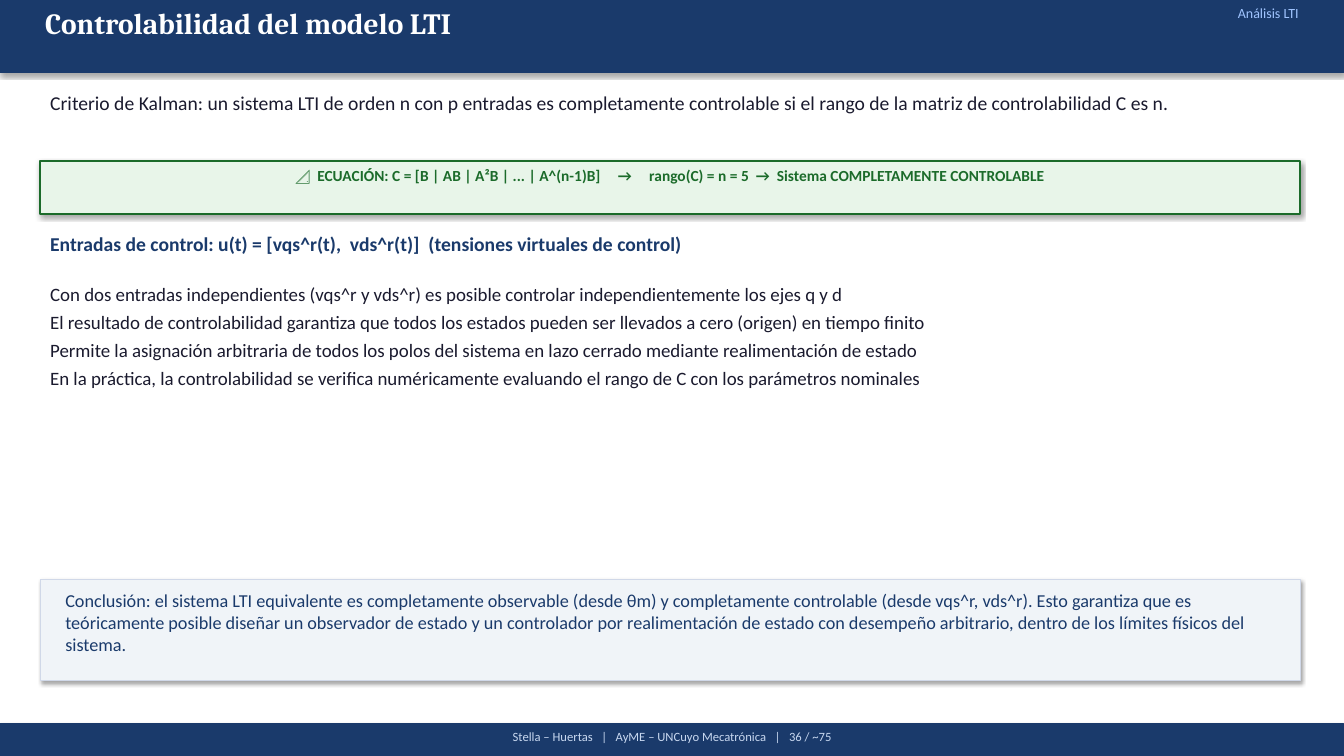
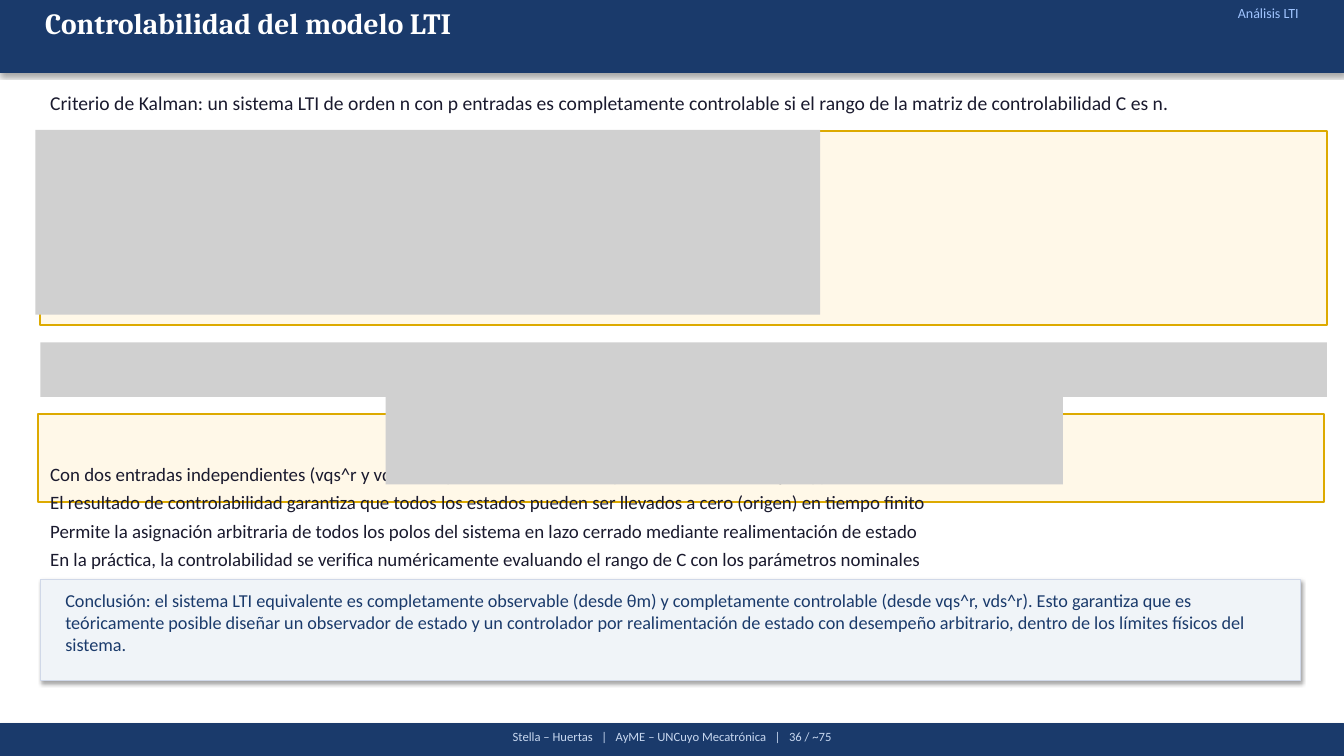
Before and after one commit to Juan-Stella/Automatica-y-maquinas-electricas-final, a slide deck: slide 38 of Presentación/AyME_Stella_Huertas_Presentacion1.pptx (slide 37 before the commit). Drawn at 1344x756 pixels with LibreOffice and Linux fonts; fonts in the diff are those of the drawing; grey boxes stand for pictures. Boxes give left, top, right and bottom in pixels: in the first picture for what was removed or moved away, otherwise in the second. Text is boxed around its words. In the diff, an @@ line names an element or a change of style, - is before the commit and + after.

```diff
--- a/Presentación/AyME_Stella_Huertas_Presentacion1.pptx
+++ b/Presentación/AyME_Stella_Huertas_Presentacion1.pptx
@@ picture added at (x1=35, y1=130, x2=821, y2=315) @@
@@ rectangle resized from (x1=40, y1=161, x2=1301, y2=214) to (x1=40, y1=131, x2=1328, y2=325) @@
@@ rectangle at (x1=40, y1=131, x2=1328, y2=325): fill #E8F5E9 to #FFF8E8; outline #1B6B2A 1.5 pt to #DDAA00 1.5 pt; shadow off @@
@@ text removed at (x1=317, y1=168, x2=1044, y2=184) @@
-📐 ECUACIÓN: C = [B | AB | A²B | ... | A^(n-1)B] → rango(C) = n = 5 → Sistema COMPLETAMENTE CONTROLABLE
@@ text removed at (x1=50, y1=236, x2=681, y2=254) @@
-Entradas de control: u(t) = [vqs^r(t), vds^r(t)] (tensiones virtuales de control)
@@ picture added at (x1=40, y1=343, x2=1328, y2=397) @@
@@ picture added at (x1=386, y1=380, x2=1064, y2=485) @@
@@ rectangle added at (x1=37, y1=413, x2=1325, y2=502), fill #FFF8E8, outline #DDAA00 1.5 pt @@
@@ text "Con dos entradas independientes (vqs^r ..." moved from (x1=50, y1=287, x2=924, y2=389) to (x1=50, y1=466, x2=924, y2=570) @@
```
Also in this commit, not shown: 6 other slides changed, 3 slides added, 1 slide removed, 2 other files.
